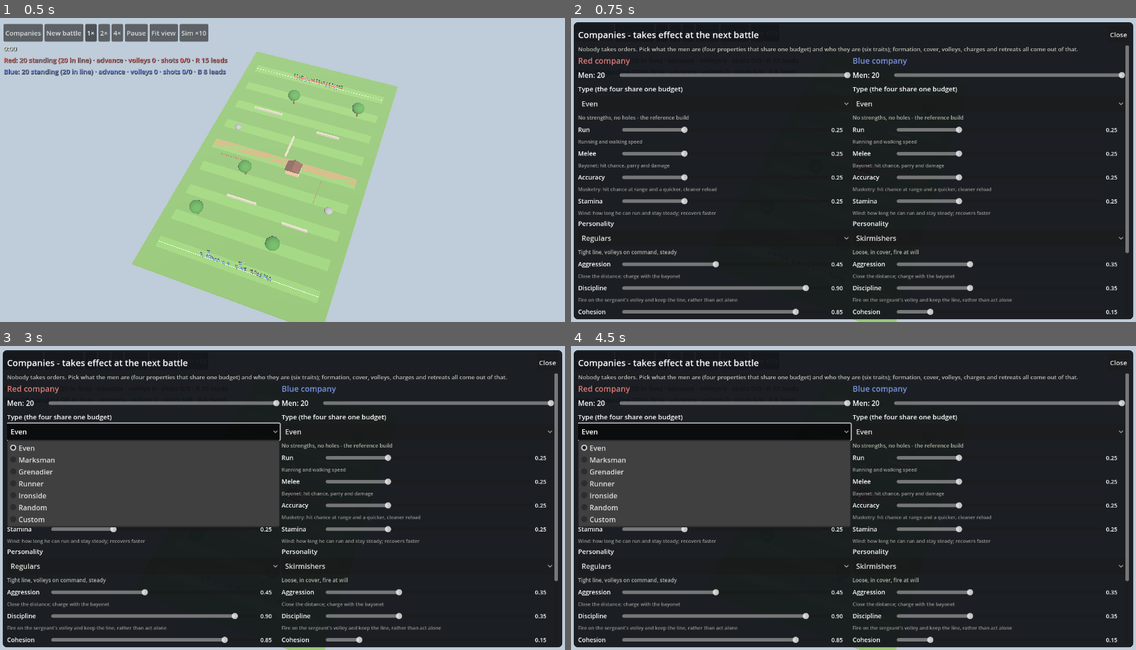
Above: before the commit, frames 1-4 (two rows, left to right).
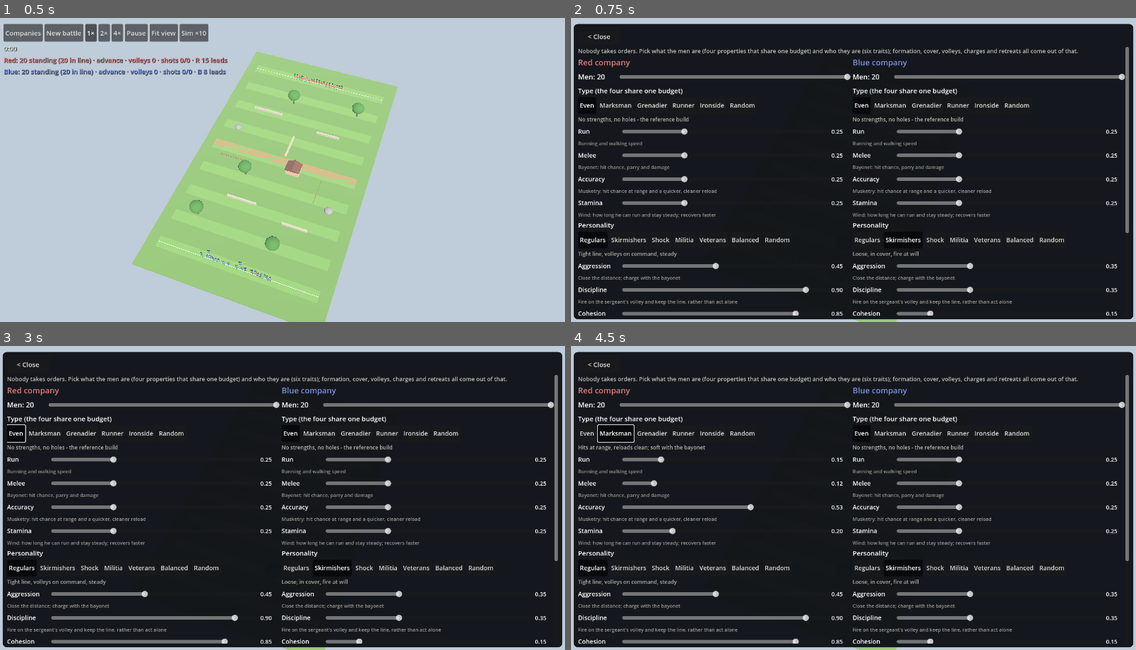
Above: after the commit, the same moments.

Repository: nathandunn/volley-bots
Game: Godot game, scene res://scenes/Main.tscn
Two runs of this game, one before a commit and one after it. Both use one fixed random seed, a clock stepped at 60 frames per second and the inputs below.
Inputs (mouse positions are in pixels of both pictures, inside the frame that each line leads up to):
- Up to frame 1 (0.5 s): no input
- Up to frame 2 (0.75 s): click "Companies" at 0.5 s
- Up to frame 3 (3 s): click (62, 361) at 1.25 s, where only the run before the commit has a clickable "New battle"; click (62, 361) at 2 s, where only the run before the commit has a clickable "New battle"; click "Even" at 2.75 s
- Up to frame 4 (4.5 s): click (661, 361) at 3.5 s, where only the run before the commit has a clickable "1×"; click (616, 434) at 4.25 s, where only the run after the commit has a clickable "Marksman"

Frame 1 is identical in both runs. In frame 2, 12% of the frame differs, in the area x 0-100%, y 1-98%; in frame 3, 25%; in frame 4, 25%.

Commit message:
HUD: overlays usable on a phone
Close button first in the header (the title used to push it off-screen at phone scale),
title wraps, preset dropdowns replaced by tap-able chip rows, Fight + Close at the foot of
the Companies panel, control row hidden while a panel is up, UI scale capped at 2x.

Co-Authored-By: Claude Fable 5.1 <noreply@anthropic.com>
Claude-Session: https://claude.ai/code/session_017bMCXGen3v58z94ohsQBpS

Diff:
--- a/scripts/hud.gd
+++ b/scripts/hud.gd
@@ -26,12 +26,14 @@
 var persona_vals := [{}, {}]
 var type_sliders := [{}, {}]
 var type_vals := [{}, {}]
-var persona_pick: Array[OptionButton] = []
-var type_pick: Array[OptionButton] = []
+var persona_chips := [{}, {}]
+var type_chips := [{}, {}]
+var help_labels := [{}, {}]
 var _updating := false
 var _tick := 0.0
 var _root: Control
 var _paused := false
+var _top: Control
 
 
 func setup(m: MatchManager) -> void:
@@ -42,6 +44,7 @@
 	add_child(_root)
 
 	var top := VBoxContainer.new()
+	_top = top
 	top.set_anchors_preset(Control.PRESET_TOP_WIDE)
 	top.offset_top = 44   # under the back-to-apps pill
 	top.offset_left = 8
@@ -114,12 +117,12 @@
 func _overlay(title_text: String) -> Array:
 	var ov := PanelContainer.new()
 	ov.set_anchors_preset(Control.PRESET_FULL_RECT)
-	ov.offset_top = 40
+	ov.offset_top = 44
 	ov.offset_left = 6
 	ov.offset_right = -6
 	ov.offset_bottom = -6
 	var sb := StyleBoxFlat.new()
-	sb.bg_color = Color(0.06, 0.07, 0.09, 0.93)
+	sb.bg_color = Color(0.06, 0.07, 0.09, 0.97)
 	sb.corner_radius_top_left = 10
 	sb.corner_radius_top_right = 10
 	sb.corner_radius_bottom_left = 10
@@ -130,19 +133,25 @@
 	sb.content_margin_bottom = 8
 	ov.add_theme_stylebox_override("panel", sb)
 	ov.visible = false
+	ov.visibility_changed.connect(func(): _top.visible = not (teams_overlay != null and teams_overlay.visible or results_overlay != null and results_overlay.visible))
 	_root.add_child(ov)
 	var vb := VBoxContainer.new()
 	ov.add_child(vb)
 	var head := HBoxContainer.new()
 	vb.add_child(head)
+	var close := _button("< Close")
+	close.custom_minimum_size = Vector2(96, 40)
+	close.size_flags_horizontal = Control.SIZE_SHRINK_BEGIN
+	close.pressed.connect(func(): ov.visible = false)
+	head.add_child(close)
 	var title := Label.new()
 	title.text = title_text
-	title.add_theme_font_size_override("font_size", 20)
+	title.add_theme_font_size_override("font_size", 18)
 	title.size_flags_horizontal = Control.SIZE_EXPAND_FILL
+	title.autowrap_mode = TextServer.AUTOWRAP_WORD_SMART
+	title.text_overrun_behavior = TextServer.OVERRUN_TRIM_ELLIPSIS
+	title.max_lines_visible = 2
 	head.add_child(title)
-	var close := _button("Close")
-	close.pressed.connect(func(): ov.visible = false)
-	head.add_child(close)
 	var scroll := ScrollContainer.new()
 	scroll.size_flags_vertical = Control.SIZE_EXPAND_FILL
 	scroll.horizontal_scroll_mode = ScrollContainer.SCROLL_MODE_DISABLED
@@ -154,7 +163,7 @@
 
 
 func _build_teams_overlay() -> void:
-	var parts := _overlay("Companies - takes effect at the next battle")
+	var parts := _overlay("Companies")
 	teams_overlay = parts[0]
 	var box: VBoxContainer = parts[1]
 	var note := Label.new()
@@ -168,6 +177,19 @@
 	box.add_child(cols)
 	for t in 2:
 		cols.add_child(_build_team_panel(t))
+	var foot := HFlowContainer.new()
+	box.add_child(foot)
+	var fight := _button("Fight with these companies")
+	fight.custom_minimum_size = Vector2(0, 46)
+	fight.pressed.connect(func(): _close_overlays(); new_match_requested.emit())
+	foot.add_child(fight)
+	var close2 := _button("Close")
+	close2.custom_minimum_size = Vector2(96, 46)
+	close2.pressed.connect(func(): teams_overlay.visible = false)
+	foot.add_child(close2)
+	var pad := Control.new()
+	pad.custom_minimum_size = Vector2(0, 30)
+	box.add_child(pad)
 
 
 func _build_team_panel(t: int) -> Control:
@@ -203,15 +225,7 @@
 	tl.text = "Type (the four share one budget)"
 	tl.add_theme_font_size_override("font_size", 15)
 	panel.add_child(tl)
-	var tp := OptionButton.new()
-	tp.custom_minimum_size = Vector2(0, 38)
-	for n in TYPE_LIST:
-		tp.add_item(n)
-	tp.add_item("Custom")
-	tp.select(maxi(TYPE_LIST.find(manager.team_type_names[t]), 0))
-	tp.item_selected.connect(func(i: int): _on_type(t, tp.get_item_text(i)))
-	panel.add_child(tp)
-	type_pick.append(tp)
+	panel.add_child(_chip_row(t, TYPE_LIST, true))
 	var thelp := Label.new()
 	thelp.name = "TypeHelp"
 	thelp.text = SoldierType.TYPE_HELP.get(manager.team_type_names[t], "")
@@ -227,15 +241,7 @@
 	pl.text = "Personality"
 	pl.add_theme_font_size_override("font_size", 15)
 	panel.add_child(pl)
-	var pp := OptionButton.new()
-	pp.custom_minimum_size = Vector2(0, 38)
-	for n in PRESET_LIST:
-		pp.add_item(n)
-	pp.add_item("Custom")
-	pp.select(maxi(PRESET_LIST.find(manager.team_preset_names[t]), 0))
-	pp.item_selected.connect(func(i: int): _on_preset(t, pp.get_item_text(i)))
-	panel.add_child(pp)
-	persona_pick.append(pp)
+	panel.add_child(_chip_row(t, PRESET_LIST, false))
 	var phelp := Label.new()
 	phelp.name = "PersonaHelp"
 	phelp.text = Personality.PRESET_HELP.get(manager.team_preset_names[t], "")
@@ -245,11 +251,32 @@
 	panel.add_child(phelp)
 	for tr in Personality.TRAITS:
 		panel.add_child(_slider_row(t, tr, Personality.TRAIT_HELP[tr], false))
-	panel.set_meta("type_help", thelp)
-	panel.set_meta("persona_help", phelp)
-	panel.set_meta("team", t)
+	help_labels[t] = {"type": thelp, "persona": phelp}
 	_refresh_sliders(t)
 	return panel
+
+
+## A row of toggle chips, one per preset: a tap picks it, the chosen one stays lit.
+func _chip_row(t: int, names: Array, is_type: bool) -> Control:
+	var row := HFlowContainer.new()
+	row.size_flags_horizontal = Control.SIZE_EXPAND_FILL
+	for n in names:
+		var b := Button.new()
+		b.text = n
+		b.toggle_mode = true
+		b.custom_minimum_size = Vector2(0, 38)
+		b.add_theme_font_size_override("font_size", 14)
+		b.pressed.connect(func():
+			if is_type:
+				_on_type(t, n)
+			else:
+				_on_preset(t, n))
+		row.add_child(b)
+		if is_type:
+			type_chips[t][n] = b
+		else:
+			persona_chips[t][n] = b
+	return row
 
 
 func _slider_row(t: int, key: String, help: String, is_type: bool) -> Control:
@@ -331,15 +358,15 @@
 		if type_sliders[t].has(p):
 			type_sliders[t][p].value = manager.team_types[t].get_prop(p)
 			type_vals[t][p].text = "%.2f" % manager.team_types[t].get_prop(p)
-	if persona_pick.size() > t:
-		var pn: String = manager.team_preset_names[t]
-		var idx := PRESET_LIST.find(pn)
-		persona_pick[t].select(idx if idx >= 0 else PRESET_LIST.size())
-		type_pick[t].select(maxi(TYPE_LIST.find(manager.team_type_names[t]), 0) if TYPE_LIST.has(manager.team_type_names[t]) else TYPE_LIST.size())
-		var panel := persona_pick[t].get_parent()
-		if panel.has_meta("persona_help"):
-			(panel.get_meta("persona_help") as Label).text = Personality.PRESET_HELP.get(pn, "Custom blend")
-			(panel.get_meta("type_help") as Label).text = SoldierType.TYPE_HELP.get(manager.team_type_names[t], "Custom build")
+	var pn: String = manager.team_preset_names[t]
+	var tn: String = manager.team_type_names[t]
+	for n in persona_chips[t]:
+		persona_chips[t][n].button_pressed = (n == pn)
+	for n in type_chips[t]:
+		type_chips[t][n].button_pressed = (n == tn)
+	if help_labels[t].has("persona"):
+		help_labels[t]["persona"].text = Personality.PRESET_HELP.get(pn, "Custom blend - the sliders are yours")
+		help_labels[t]["type"].text = SoldierType.TYPE_HELP.get(tn, "Custom build - the sliders are yours")
 	_updating = false
 
 
--- a/scripts/main.gd
+++ b/scripts/main.gd
@@ -77,7 +77,7 @@
 	root.content_scale_mode = Window.CONTENT_SCALE_MODE_DISABLED
 	root.content_scale_aspect = Window.CONTENT_SCALE_ASPECT_IGNORE
 	var dpi := DisplayServer.screen_get_dpi()
-	root.content_scale_factor = clampf(float(dpi) / 96.0, 1.0, 3.0)
+	root.content_scale_factor = clampf(float(dpi) / 96.0, 1.0, 2.0)
 
 
 ## Speed up game time without coarsening physics: raise the tick rate to match.
Not shown, changed: dist/index.html
Not shown, changed: dist/index.js.gz
Not shown, changed: dist/index.pck.gz
Not shown, changed: dist/index.wasm.gz
